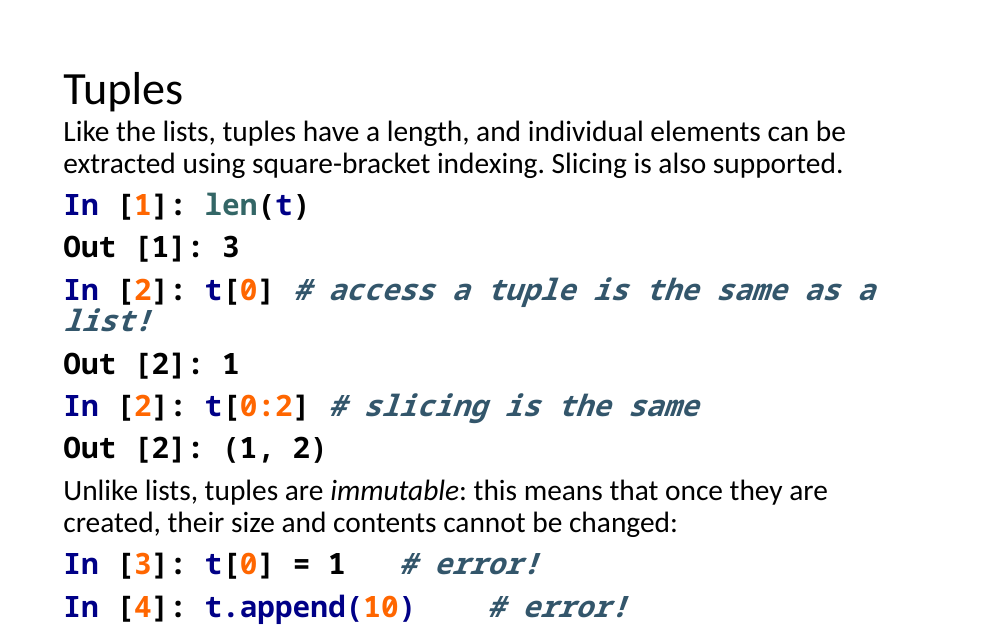
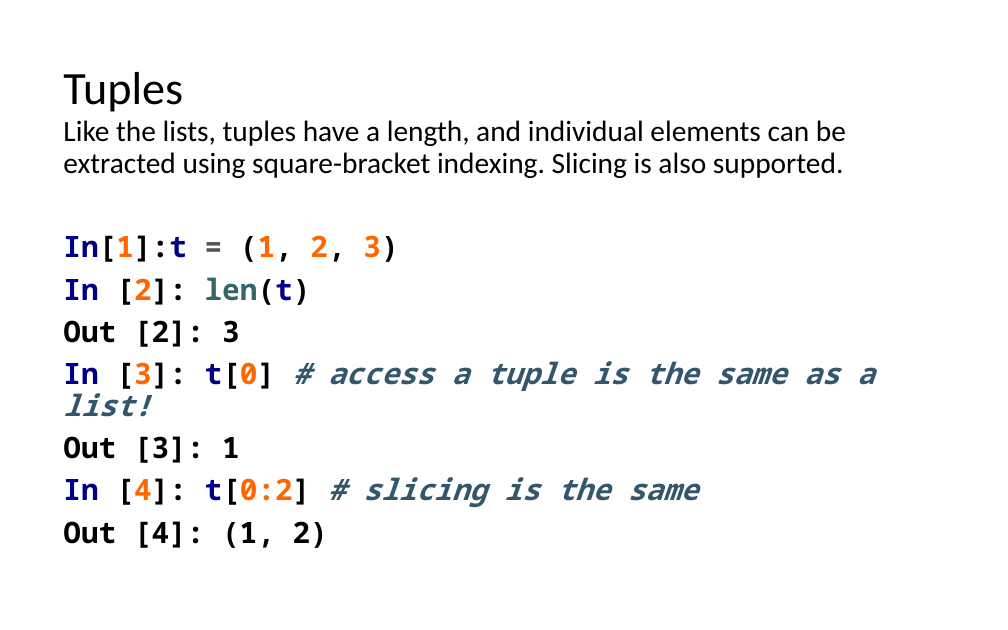
Before and after one commit to LongBaoNguyen/longbaonguyen.github.io, a slide deck: slide 4 of courses/apcsp/lect7.pptx. Drawn at 1008x630 pixels with LibreOffice and Linux fonts; fonts in the diff are those of the drawing. Boxes give left, top, right and bottom in pixels: in the first picture for what was removed or moved away, otherwise in the second. Text is boxed around its words. In the diff, an @@ line names an element or a change of style, - is before the commit and + after.

```diff
--- a/courses/apcsp/lect7.pptx
+++ b/courses/apcsp/lect7.pptx
@@ text at [63,235,875,548]: text changed @@
-In [1]: len(t)
-Out [1]: 3
-In [2]: t[0] # access a tuple is the same as a list!
-Out [2]: 1
-In [2]: t[0:2] # slicing is the same
-Out [2]: (1, 2)
-Unlike lists, tuples are immutable: this means that once they are created, their size and contents cannot be changed:
-In [3]: t[0] = 1 # error!
-In [4]: t.append(10) # error!
+In[1]:t = (1, 2, 3)
+In [2]: len(t)
+Out [2]: 3
+In [3]: t[0] # access a tuple is the same as a list!
+Out [3]: 1
+In [4]: t[0:2] # slicing is the same
+Out [4]: (1, 2)
```
Also in this commit, not shown: 20 other slides changed, 1 slide added, 2 other files.
